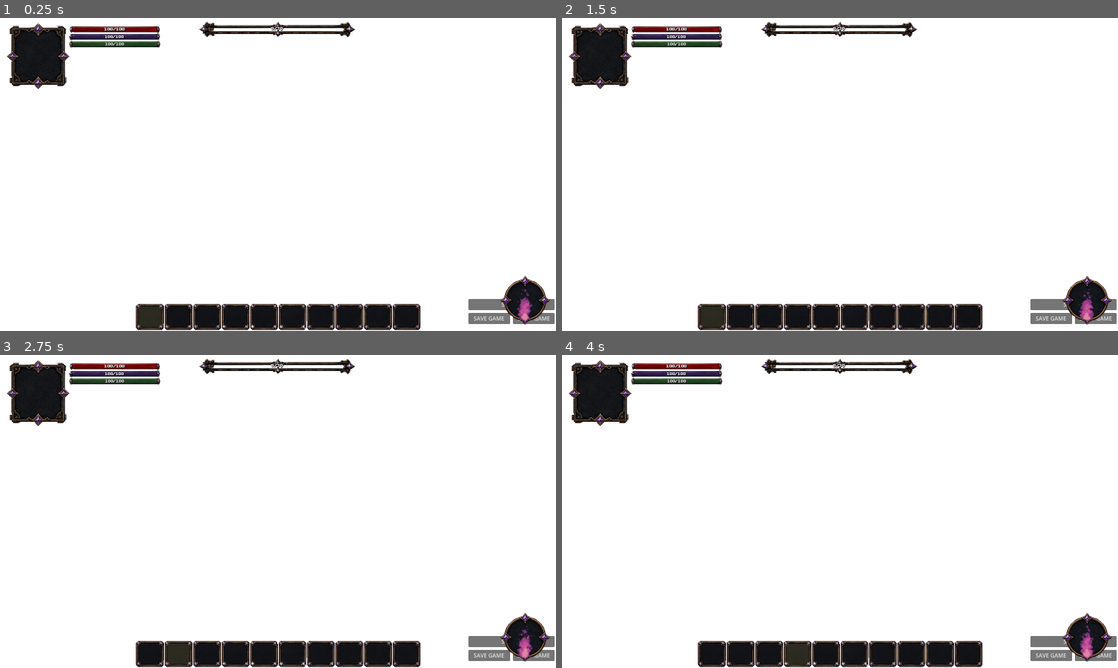
Above: before the commit, frames 1-4 (two rows, left to right).
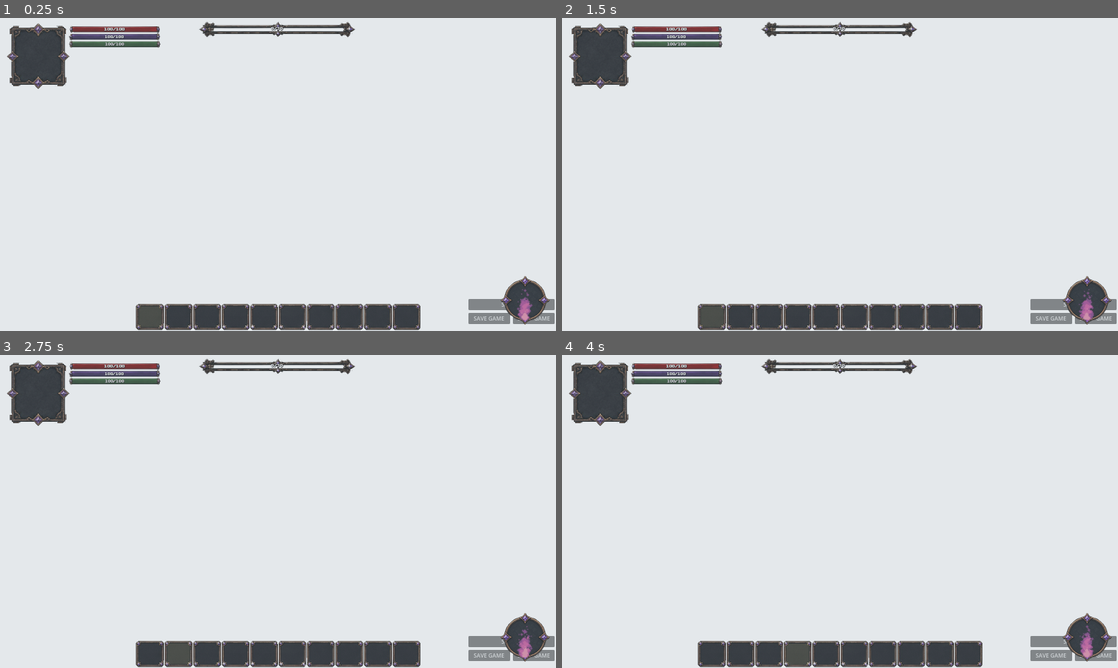
Above: after the commit, the same moments.

Repository: ramonsamagaio/Oathwake-Main
Game: Godot game, scene res://scenes/game/Game.tscn
Two runs of this game, one before a commit and one after it. Both use one fixed random seed, a clock stepped at 60 frames per second and the inputs below. This scene is started directly instead of the project's main scene.
Inputs (mouse positions are in pixels of both pictures, inside the frame that each line leads up to):
- Up to frame 1 (0.25 s): no input
- Up to frame 2 (1.5 s): click (840, 315) at 0.5 s; click (712, 315) at 1.25 s
- Up to frame 3 (2.75 s): click (177, 652) at 2 s
- Up to frame 4 (4 s): click (767, 652) at 2.75 s; click (795, 655) at 3.5 s

The runs differ from the first frame. In frame 1, 99% of the frame differs, in the area x 0-100%, y 0-100%; in frame 2, 99%; in frame 3, 99%; in frame 4, 99%.

Commit message:
Add visible fog overlay node to start area map scene

Diff:
--- a/scenes/maps/StartArea.tscn
+++ b/scenes/maps/StartArea.tscn
@@ -8,11 +8,14 @@
 [ext_resource type="PackedScene" path="res://scenes/ResourceBush.tscn" id="5_bush"]
 [ext_resource type="PackedScene" path="res://scenes/systems/MonsterSpawnZone.tscn" id="6_spawn_zone"]
 [ext_resource type="PackedScene" path="res://scenes/npcs/NPC.tscn" id="7_npc"]
+[ext_resource type="PackedScene" path="res://scenes/effects/MapFogOverlay.tscn" id="8_map_fog"]
 
 [node name="StartArea" type="Node2D"]
 script = ExtResource("1_map_root")
 map_id = "start_area"
 display_name = "Start Area"
+
+[node name="MapFogOverlay" parent="." instance=ExtResource("8_map_fog")]
 
 [node name="GroundLayer" type="TileMapLayer" parent="."]
 z_index = -10
Not shown: 1 places in scenes/maps/StartArea.tscn that only renumber resources
